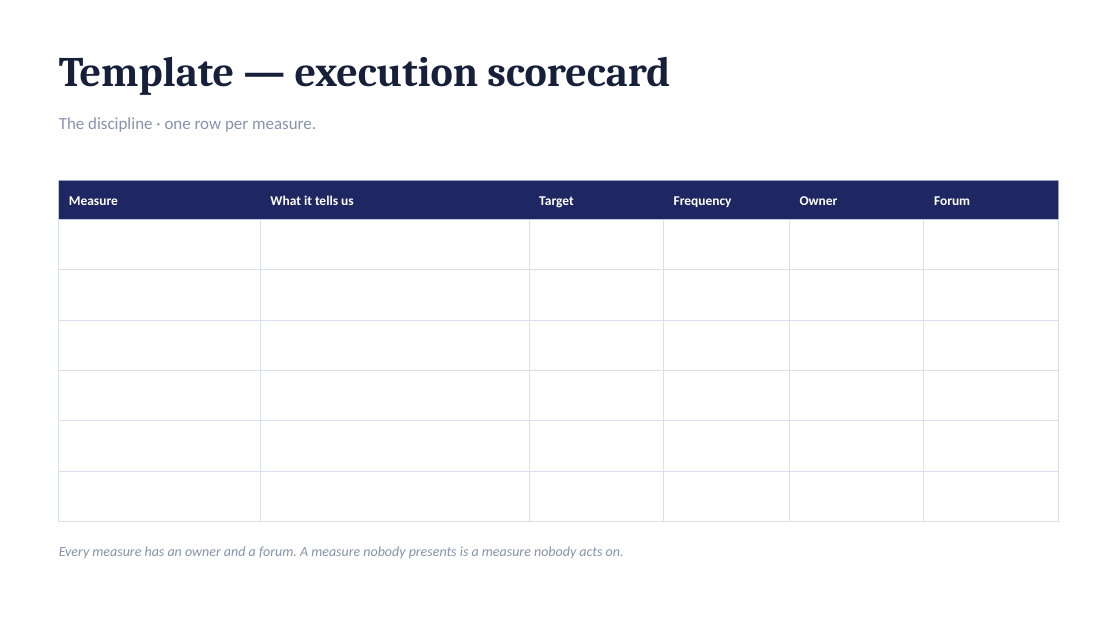
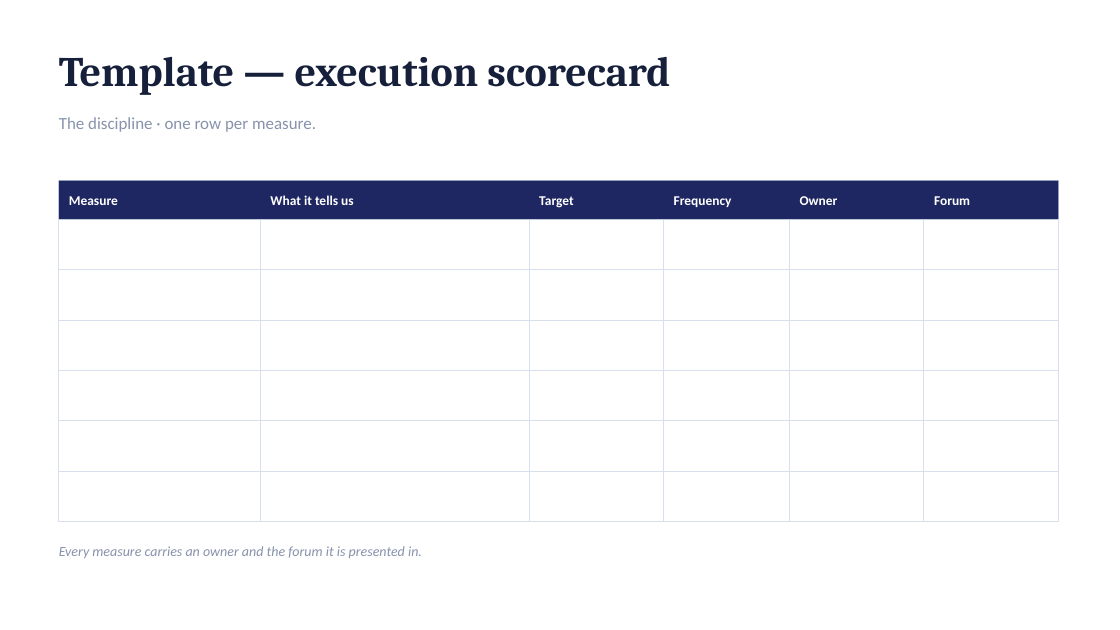
Before and after one commit to dhajjar-cyber/bae, a slide deck: slide 54 of FSI strategy/EAI&D-FSI-Strategy-Development-Plan.pptx. Drawn at 1120x630 pixels with LibreOffice and Linux fonts; fonts in the diff are those of the drawing. Boxes give left, top, right and bottom in pixels: in the first picture for what was removed or moved away, otherwise in the second. Text is boxed around its words. In the diff, an @@ line names an element or a change of style, - is before the commit and + after.

```diff
--- a/FSI strategy/EAI&D-FSI-Strategy-Development-Plan.pptx
+++ b/FSI strategy/EAI&D-FSI-Strategy-Development-Plan.pptx
@@ text at bbox=[59, 546, 422, 558]: text changed @@
-Every measure has an owner and a forum. A measure nobody presents is a measure nobody acts on.
+Every measure carries an owner and the forum it is presented in.
```
Also in this commit, not shown: 8 other slides changed, 1 other file.
